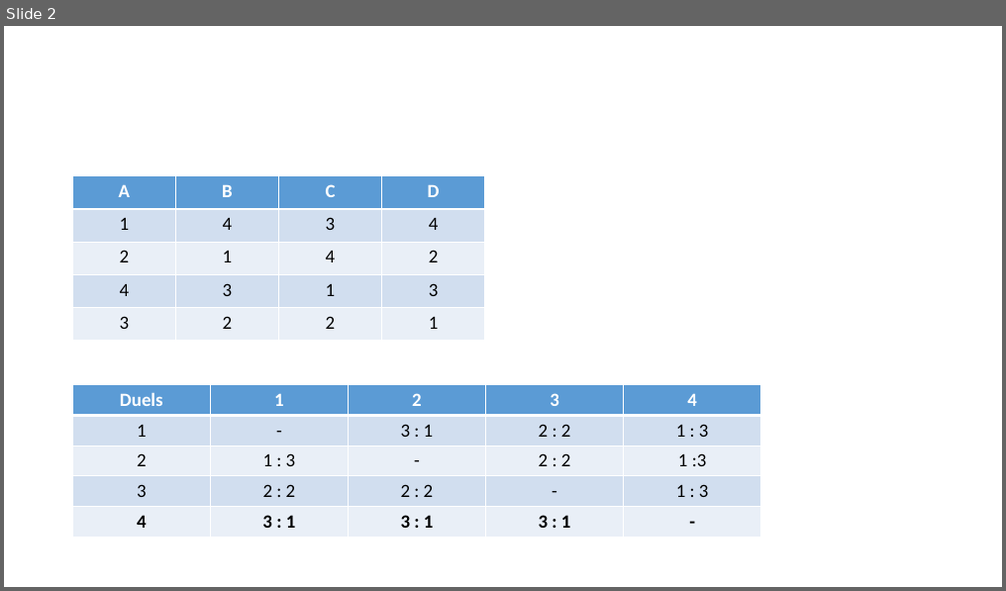
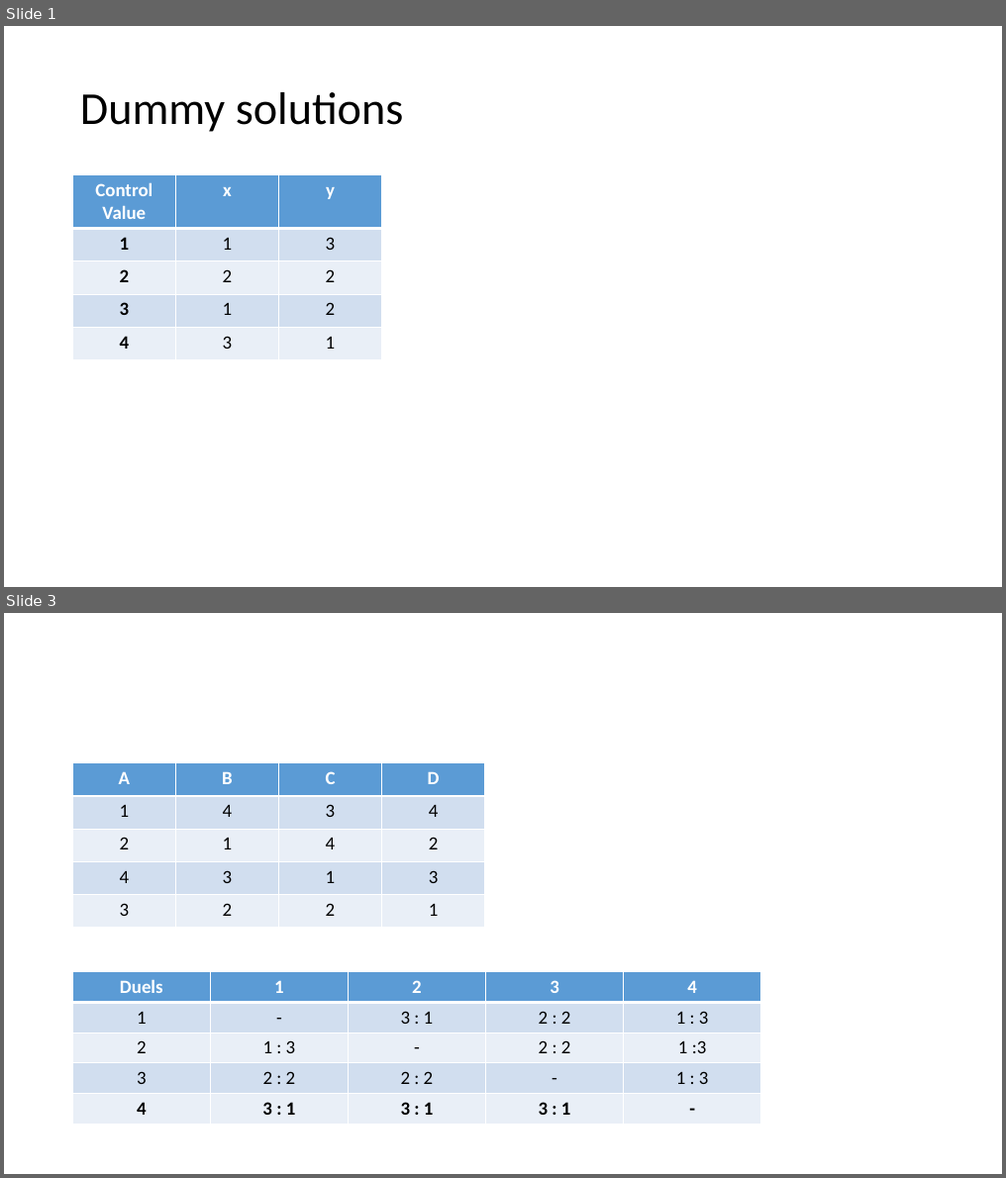
Before and after one commit to Alexander-Schiendorfer/minizinc-voting, a slide deck: algorithms/voting_mechanisms/play_data.pptx. Shown one above the other, each under a label of ours: slide 2 before the commit, slides 1 and 3 after it; the slides between them are not shown. The pictures are 1006x591 and 1006x1178 pixels, drawn with LibreOffice and Linux fonts; fonts in the diff are those of the drawing. Boxes give left, top, right and bottom in pixels: in the first picture for what was removed or moved away, otherwise in the second. Text is boxed around its words. In the diff, an @@ line names an element or a change of style, - is before the commit and + after.

```diff
--- a/algorithms/voting_mechanisms/play_data.pptx
+++ b/algorithms/voting_mechanisms/play_data.pptx
@@ slide 1 added at bbox=[4, 26, 1002, 587], background #FFFFFF @@
@@ title added at bbox=[80, 92, 404, 132], 44 pt, text #000000 @@
+Dummy solutions
@@ table added at bbox=[73, 175, 383, 360], 5 rows, 3 columns @@
+Control Value | x | y
+1 | 1 | 3
+2 | 2 | 2
+3 | 1 | 2
+4 | 3 | 1
@@ what was slide 2 is now slide 3 @@
```
Also in this commit, not shown: 1 other slide added, 1 slide removed, 1 other file.
